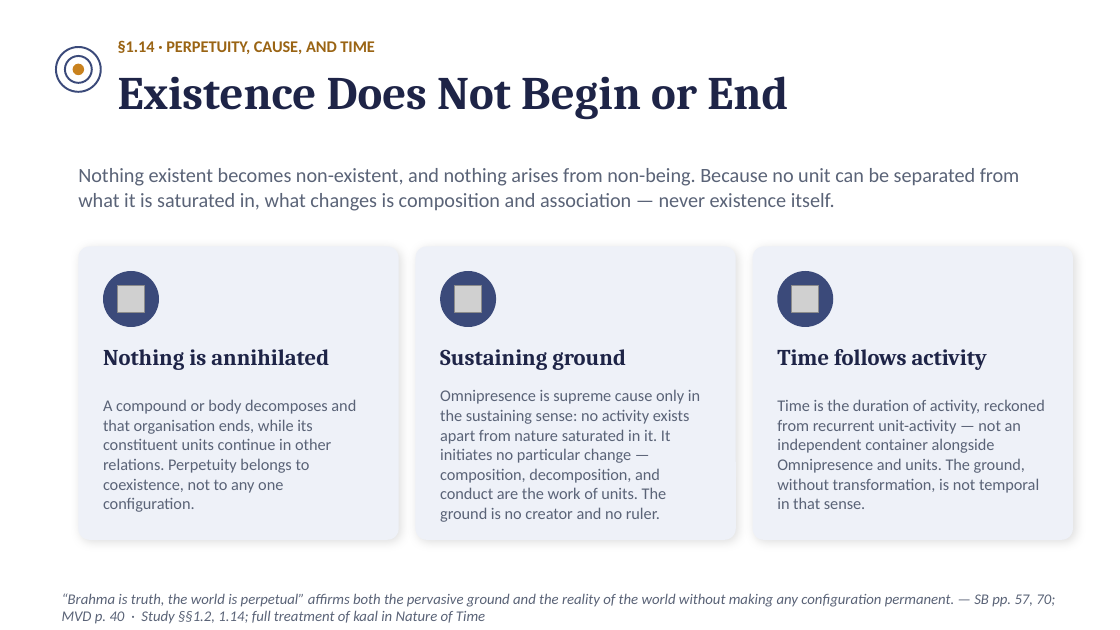
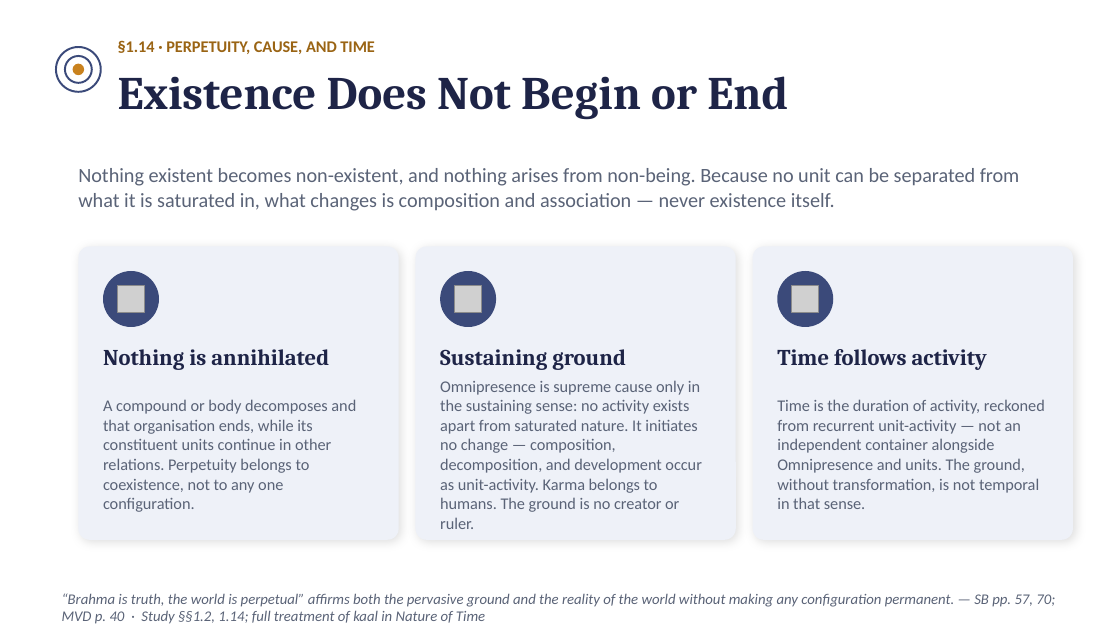
Before and after one commit to raghavamohan/AnalyticMadhyasthDarshan, a slide deck: slide 7 of Studies/The-Ontology-of-Coexistence/The-Ontology-of-Existence-Madhyasth-Darshan.pptx. Drawn at 1120x630 pixels with LibreOffice and Linux fonts; fonts in the diff are those of the drawing; grey boxes stand for pictures. Boxes give left, top, right and bottom in pixels: in the first picture for what was removed or moved away, otherwise in the second. Text is boxed around its words. In the diff, an @@ line names an element or a change of style, - is before the commit and + after.

Commit message:
Clarify activity and action in ontology study

```diff
--- a/Studies/The-Ontology-of-Coexistence/The-Ontology-of-Existence-Madhyasth-Darshan.pptx
+++ b/Studies/The-Ontology-of-Coexistence/The-Ontology-of-Existence-Madhyasth-Darshan.pptx
@@ text at [440,380,701,529]: text changed @@
-Omnipresence is supreme cause only in the sustaining sense: no activity exists apart from nature saturated in it. It initiates no particular change — composition, decomposition, and conduct are the work of units. The ground is no creator and no ruler.
+Omnipresence is supreme cause only in the sustaining sense: no activity exists apart from saturated nature. It initiates no change — composition, decomposition, and development occur as unit-activity. Karma belongs to humans. The ground is no creator or ruler.
```
Also in this commit, not shown: 2 other slides changed, 16 other files.
